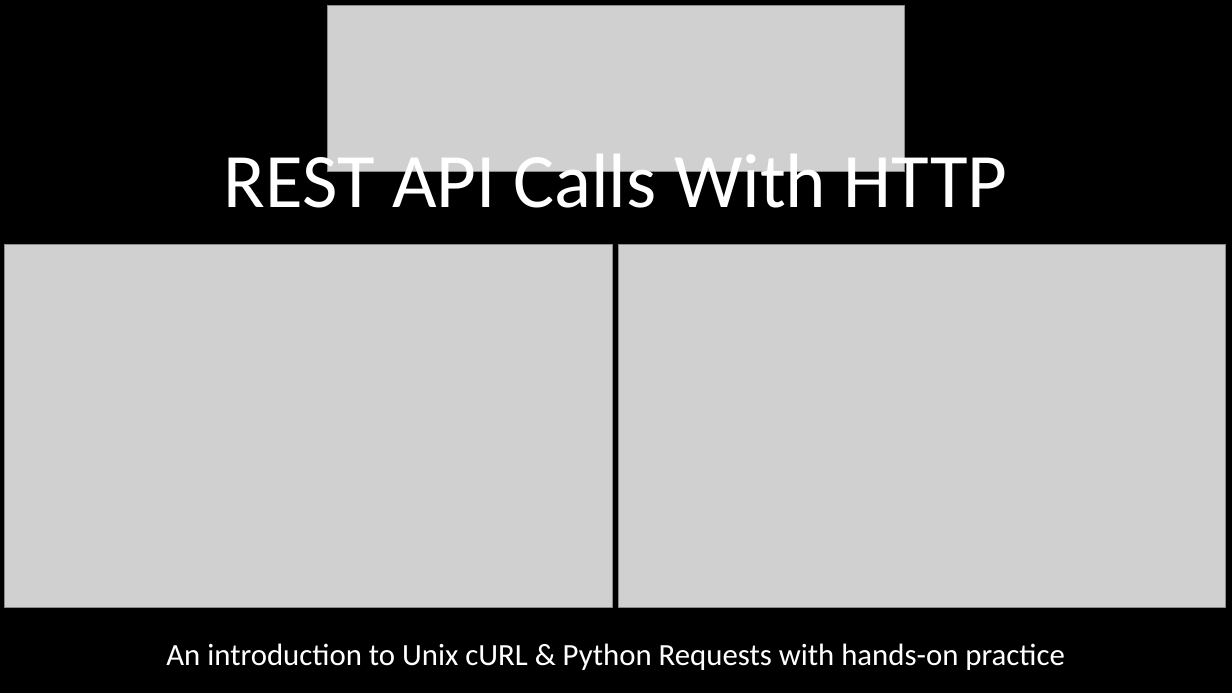
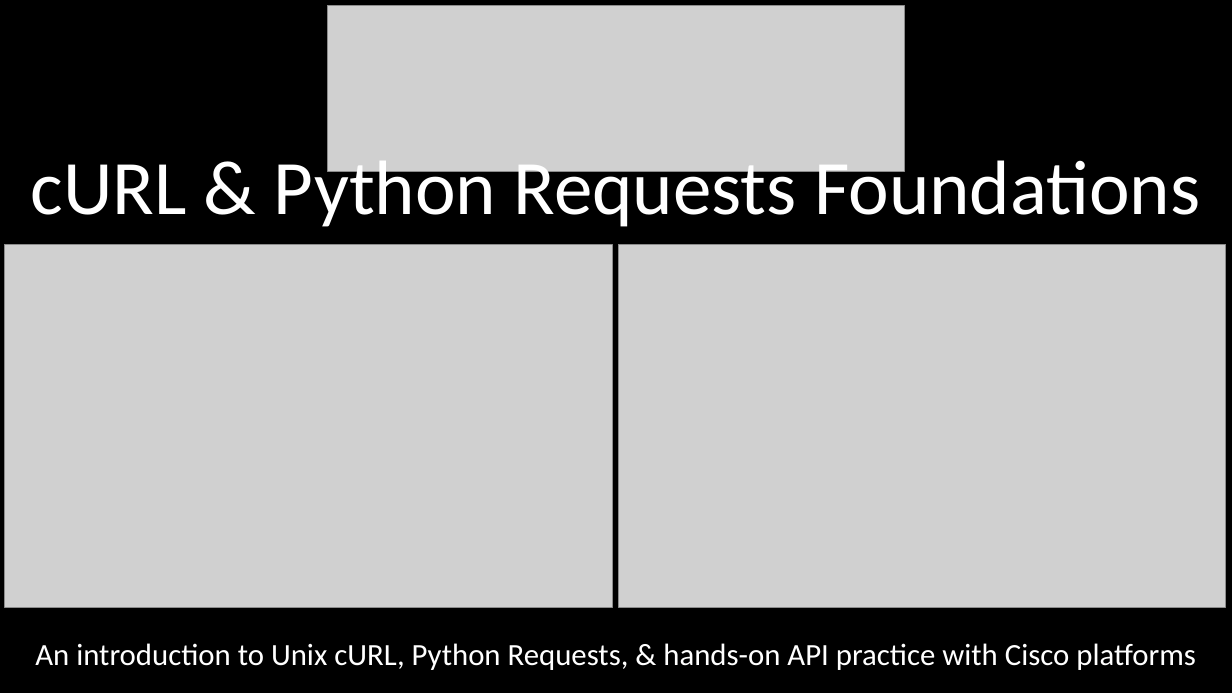
Before and after one commit to wwt/curl-requests-foundations, a slide deck: slide 1 of curl-requests-foundations.pptx. Drawn at 1232x693 pixels with LibreOffice and Linux fonts; fonts in the diff are those of the drawing; grey boxes stand for pictures. Boxes give left, top, right and bottom in pixels: in the first picture for what was removed or moved away, otherwise in the second. Text is boxed around its words. In the diff, an @@ line names an element or a change of style, - is before the commit and + after.

```diff
--- a/curl-requests-foundations.pptx
+++ b/curl-requests-foundations.pptx
@@ title at (31, 150, 1200, 227): text changed @@
-REST API Calls With HTTP
+cURL & Python Requests Foundations
@@ subtitle at (35, 643, 1196, 670): text changed @@
-An introduction to Unix cURL & Python Requests with hands-on practice
+An introduction to Unix cURL, Python Requests, & hands-on API practice with Cisco platforms
```
Also in this commit, not shown: 1 other slide changed.
